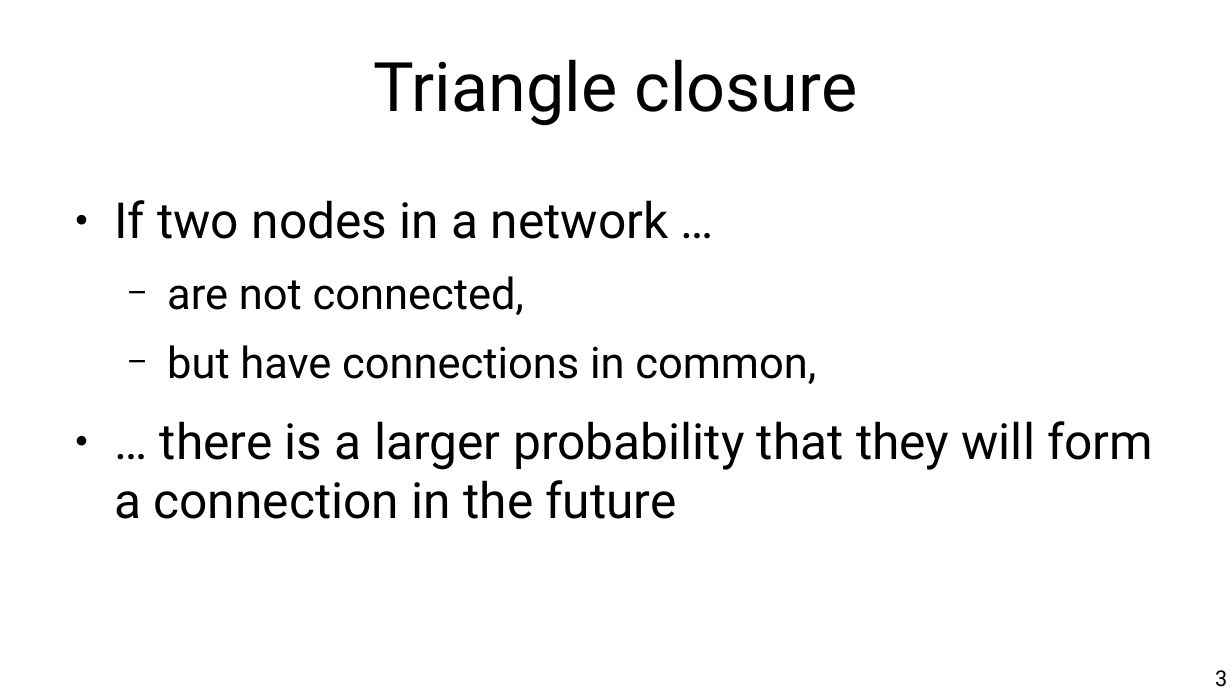
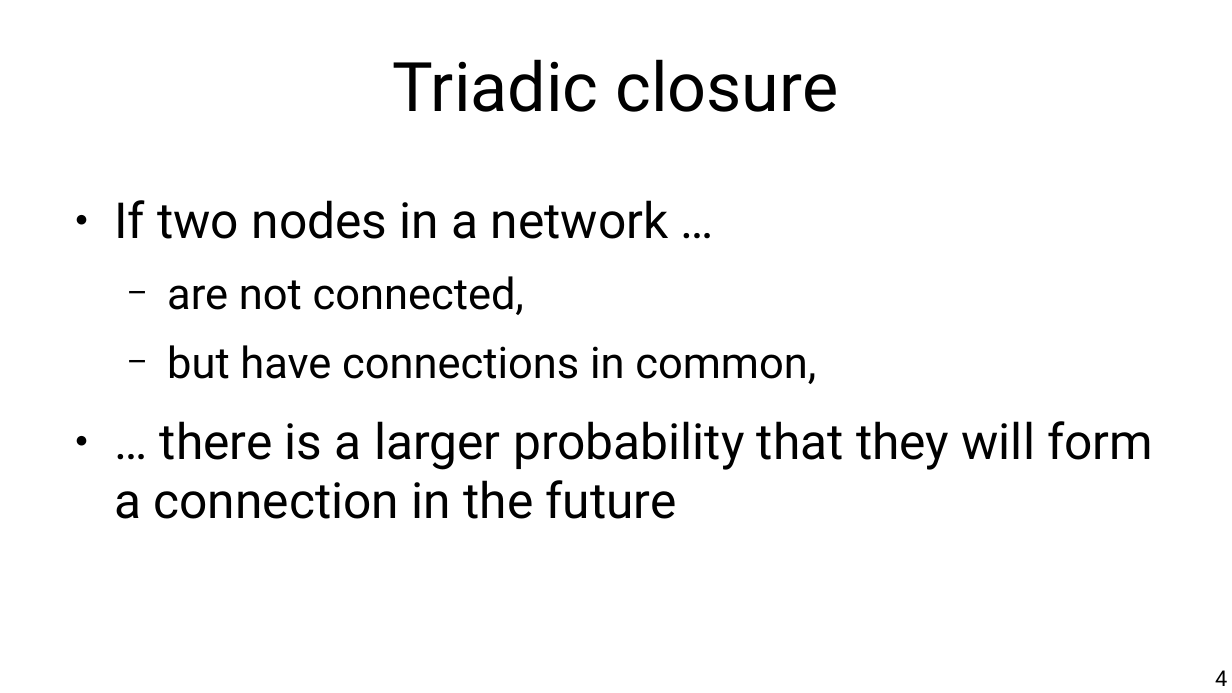
Before and after one commit to chatox/networks-science-course, a slide deck: slide 4 of theory/tt07_homophily_degree_correlation.odp (slide 3 before the commit). Drawn at 1232x693 pixels with LibreOffice and Linux fonts; fonts in the diff are those of the drawing. Boxes give left, top, right and bottom in pixels: in the first picture for what was removed or moved away, otherwise in the second. Text is boxed around its words. In the diff, an @@ line names an element or a change of style, - is before the commit and + after.

```diff
--- a/theory/tt07_homophily_degree_correlation.odp
+++ b/theory/tt07_homophily_degree_correlation.odp
@@ title at [393,59,838,112]: text changed @@
-Triangle closure
+Triadic closure
@@ page number at [1215,670,1227,686]: text changed @@
-3
+4
```
Also in this commit, not shown: 1 other slide changed, 10 slides added, 4 slides removed.
